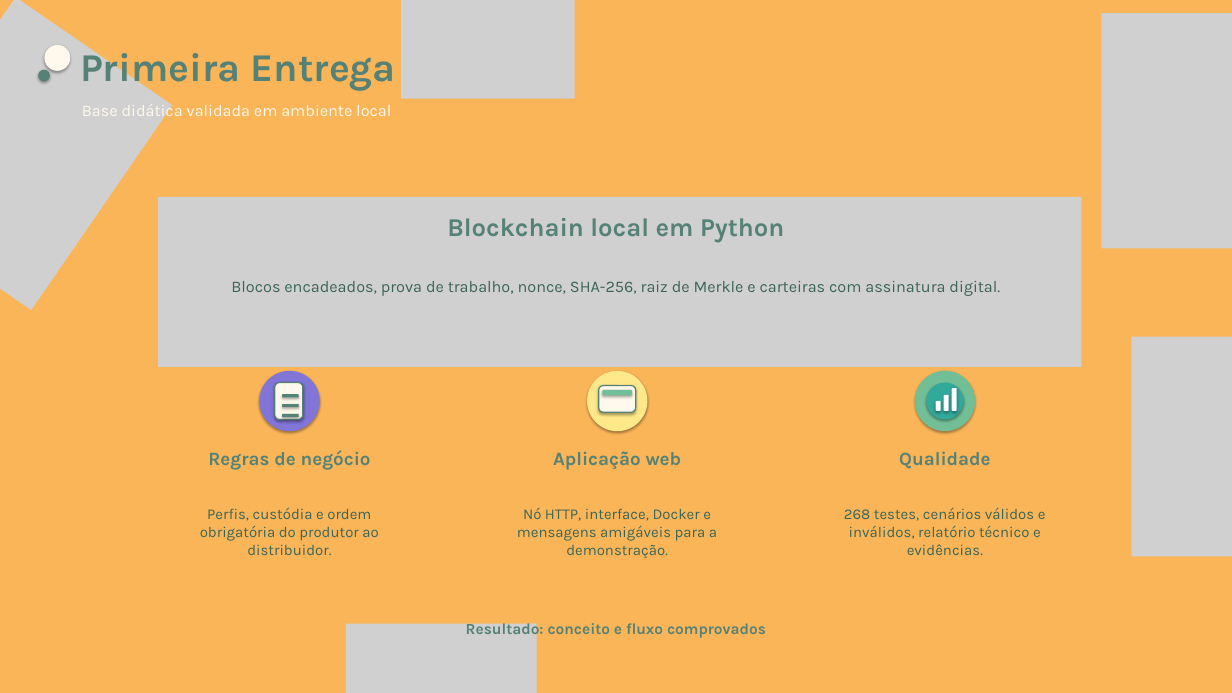
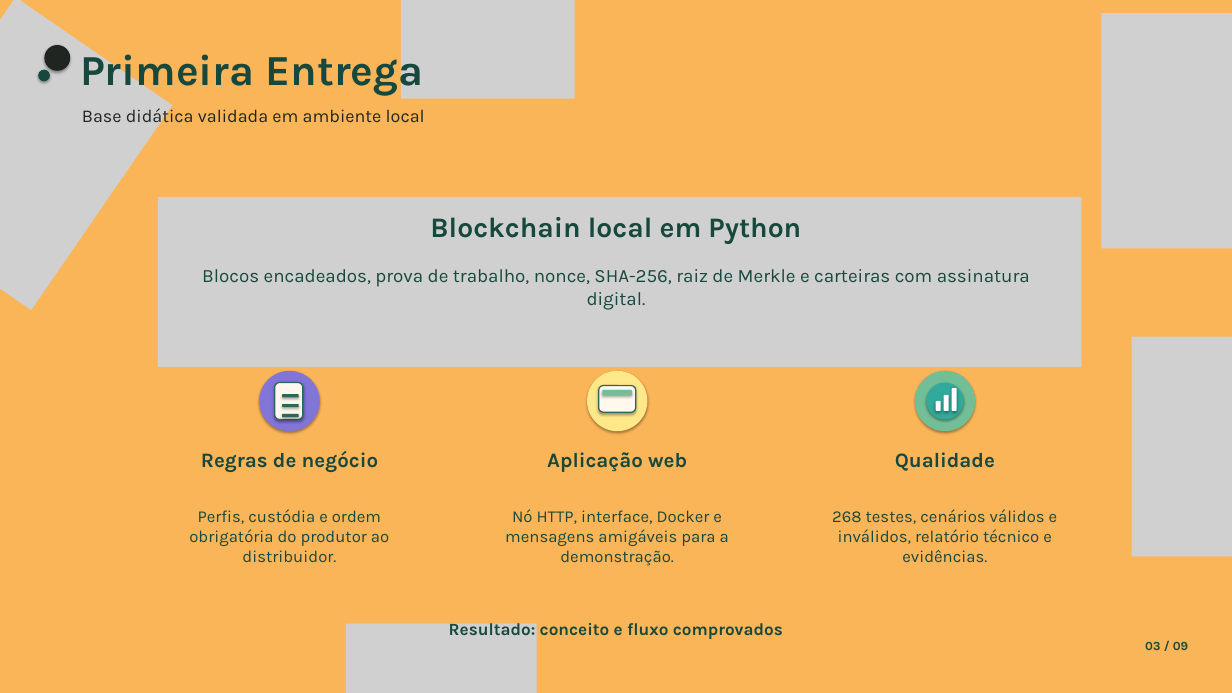
Before and after one commit to JulianaBallin/EcoOrigem, a slide deck: slide 3 of docs/slides/apresentacao-ecoorigem.pptx. Drawn at 1232x693 pixels with LibreOffice and Linux fonts; fonts in the diff are those of the drawing; grey boxes stand for pictures. Boxes give left, top, right and bottom in pixels: in the first picture for what was removed or moved away, otherwise in the second. Text is boxed around its words. In the diff, an @@ line names an element or a change of style, - is before the commit and + after.

```diff
--- a/docs/slides/apresentacao-ecoorigem.pptx
+++ b/docs/slides/apresentacao-ecoorigem.pptx
@@ ellipse at box(44, 45, 70, 71): fill #FFF9ED to #202522 @@
@@ text "Primeira Entrega" at box(80, 46, 424, 96): size 46 to 50 pt, text colour #558176 to #17483D @@
@@ ellipse at box(38, 70, 50, 81): fill #558176 to #17483D @@
@@ text "Base didática validada em ambiente ..." at box(82, 106, 425, 127): size 19 to 21 pt, text colour #FFF9ED to #202522 @@
@@ text "Blockchain local em Python" at box(430, 217, 801, 244): size 30 to 33 pt, text colour #558176 to #17483D @@
@@ text "Blocos encadeados, prova de trabalho, ..." at box(202, 269, 1030, 310): size 19 to 22 pt, text colour #3C6556 to #17483D @@
@@ rounded rectangle at box(275, 383, 303, 419): outline #558176 1.4 pt to #2F665A 1.4 pt @@
@@ rounded rectangle at box(599, 386, 636, 412): outline #558176 1.4 pt to #2F665A 1.4 pt @@
@@ fill #558176 to #2F665A in 3 elements at box(282, 394, 299, 397), box(282, 404, 299, 407), box(282, 414, 299, 417) @@
@@ size 22 to 24 pt, text colour #558176 to #17483D in 3 elements at box(201, 451, 378, 472), box(547, 452, 687, 472), box(895, 452, 995, 471) @@
@@ size 17.5 to 19.5 pt, text colour #3C6556 to #17483D in 3 elements at box(189, 509, 389, 562), box(505, 509, 729, 566), box(832, 509, 1058, 562) @@
@@ text "Resultado: conceito e fluxo comprovados" at box(449, 620, 783, 639): size 18 to 20 pt, text colour #558176 to #17483D @@
@@ text added at box(1145, 641, 1188, 650), 14.5 pt, text #17483D, bold @@
+03 / 09
```
Also in this commit, not shown: 8 other slides changed, 1 other file.
